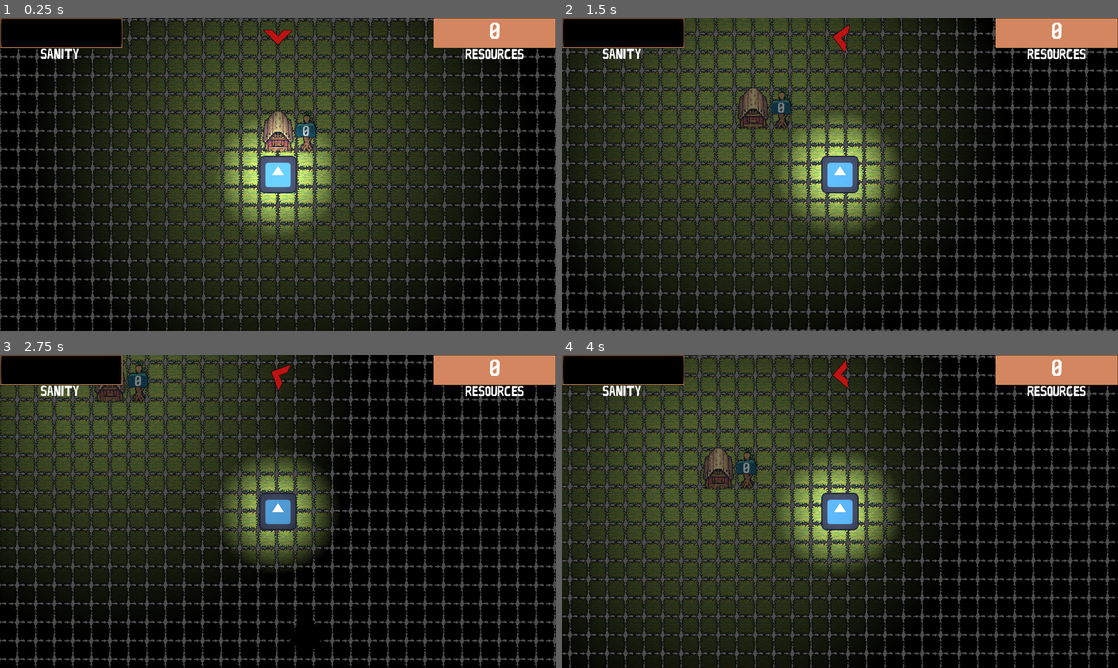
Above: before the commit, frames 1-4 (two rows, left to right).
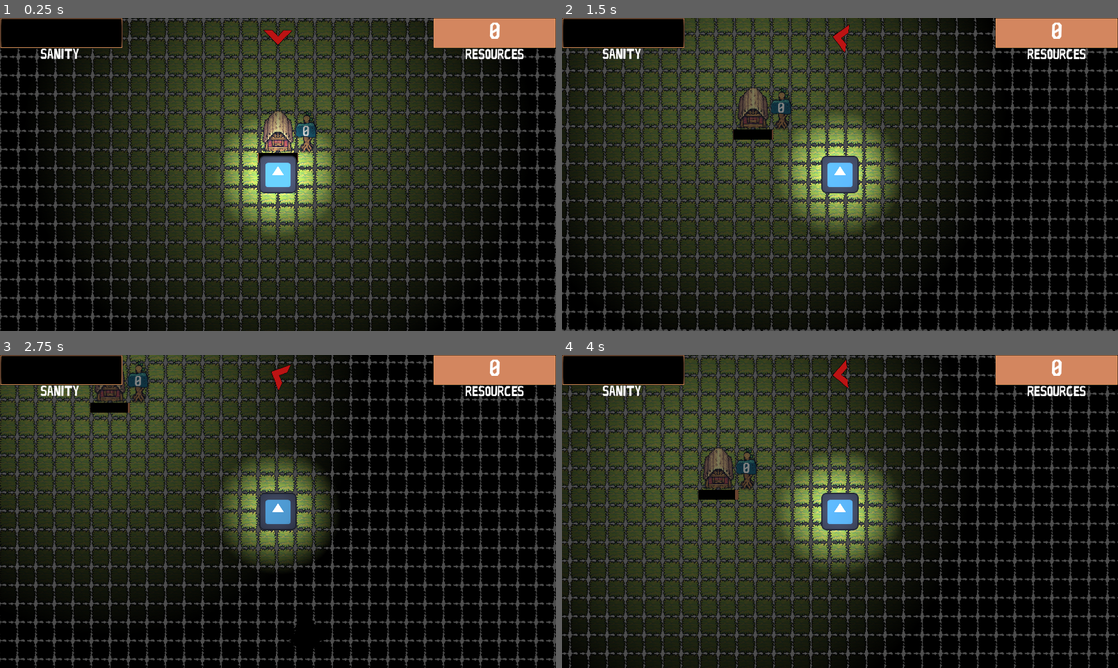
Above: after the commit, the same moments.

Repository: CPhuong24/UPJam2024
Game: Godot game, scene res://world.tscn
Two runs of this game, one before a commit and one after it. Both use one fixed random seed, a clock stepped at 60 frames per second and the inputs below. The engine's default icon, where the game draws it, is replaced by a stand-in: a white triangle on a blue panel in a dark square.
Inputs:
- Up to frame 1 (0.25 s): no input
- Up to frame 2 (1.5 s): tap Enter at 0.5 s; hold D (move_right) 0.53-1.28 s; tap E (interact) at 0.6, 1.35 s; hold S (move_down) from 1.28 s (still down)
- Up to frame 3 (2.75 s): release S (move_down) at 2.03 s; hold D (move_right) from 2.03 s (still down); tap E (interact) at 2.1 s
- Up to frame 4 (4 s): release D (move_right) at 2.78 s; hold W (move_up) 2.78-3.53 s; tap E (interact) at 2.85, 3.6 s; hold A (move_left) from 3.53 s (still down)

The runs differ from the first frame. In frame 1, less than 0.1% of the frame differs, in the area x 46-54%, y 43-47%; in frame 2, 0.2%, in the area x 30-38%, y 35-39%; in frame 3, 0.2%; in frame 4, 0.2%.

Commit message:
Add Base Resource Consumption
The base now consumes resources, with a progress bar showing
how much of the resource is left to be consumed before another
resource will be consumed. If all resources are consumed, the base no
longer provides light, and the player can no longer regen sanity.
If the player provides resources to the base, then the light will
return, and sanity will regen.

Signed-off-by: Alex Schendel <alex.schendel@intel.com>

Diff:
--- a/base.gd
+++ b/base.gd
@@ -1,8 +1,16 @@
 extends Area2D
 
 @export var resource_count = 0
+@export var light_energy = 0.5
 @onready var player = get_parent().get_node('Player')
+@onready var light = get_node('PointLight2D')
 @onready var label = $Label
+@onready var progress_bar = $TextureProgressBar
+const BASE_RESOURCE_CONSUMPTION = 2 # how quickly in durability/sec the base consumes resources
+const RESOURCE_DURABILITY = 100
+var resource_consumption_modifier = 0 # modifiers which slow down or speed up resource consumption by the base
+var consumption_rate = BASE_RESOURCE_CONSUMPTION
+var current_durability = RESOURCE_DURABILITY
 
 func _ready() -> void:
 	player.resourceChanged.connect(update)
@@ -16,3 +24,19 @@
 
 func _on_body_shape_exited(body_rid: RID, body: Node2D, body_shape_index: int, local_shape_index: int) -> void:
 	player.on_base = null
+
+func _process(delta: float) -> void:
+	if current_durability > 0:
+		current_durability -= consumption_rate * delta
+	else:
+		if resource_count > 0:
+			resource_count -= 1
+			update()
+			current_durability = RESOURCE_DURABILITY
+			light.energy = light_energy
+			player.base_enabled = true
+		else:
+			current_durability = 0
+			player.base_enabled = false
+			light.energy = 0
+	progress_bar.value = current_durability
--- a/base.tscn
+++ b/base.tscn
@@ -1,9 +1,11 @@
-[gd_scene load_steps=6 format=3 uid="uid://nd5gsw8ahina"]
+[gd_scene load_steps=8 format=3 uid="uid://nd5gsw8ahina"]
 
 [ext_resource type="Script" path="res://base.gd" id="1_f355r"]
 [ext_resource type="Texture2D" uid="uid://bkpsamke8e1y7" path="res://House_Red.png" id="2_22fde"]
 [ext_resource type="Texture2D" uid="uid://c58l16nph5g3o" path="res://sign.png" id="3_f1eac"]
 [ext_resource type="FontFile" uid="uid://rg16im737d84" path="res://limbo_font__by_alex484000-d5dthys.ttf" id="3_p6q5f"]
+[ext_resource type="Texture2D" uid="uid://ck8j78rrviaho" path="res://healthbarUnder.png" id="5_uk6x5"]
+[ext_resource type="Texture2D" uid="uid://dmmhc1ecnfod8" path="res://healthbarProgress.png" id="6_haxxy"]
 
 [sub_resource type="RectangleShape2D" id="RectangleShape2D_avru2"]
 size = Vector2(128, 192)
@@ -47,5 +49,20 @@
 horizontal_alignment = 1
 vertical_alignment = 3
 
+[node name="TextureProgressBar" type="TextureProgressBar" parent="."]
+offset_left = -69.0
+offset_top = 75.0
+offset_right = 355.0
+offset_bottom = 179.0
+scale = Vector2(0.325, 0.335)
+value = 100.0
+nine_patch_stretch = true
+stretch_margin_left = 4
+stretch_margin_top = 4
+stretch_margin_right = 4
+stretch_margin_bottom = 4
+texture_under = ExtResource("5_uk6x5")
+texture_progress = ExtResource("6_haxxy")
+
 [connection signal="body_shape_entered" from="." to="." method="_on_body_shape_entered"]
 [connection signal="body_shape_exited" from="." to="." method="_on_body_shape_exited"]
--- a/player.gd
+++ b/player.gd
@@ -31,6 +31,7 @@
 var sanity_cap_modifier = 0 # modifiers which increase or decrease maximum sanity
 var base_redius_modifier = 0 # modifiers which increase or decrease the base's radius
 var inventory_limit_modifier = 0 # modifiers which increase or decrease player's maximum inventory
+var base_enabled = true # whether the base has fuel to ward off the darkness or not
 
 @onready var base = get_parent().get_node('Base')
 
@@ -74,10 +75,10 @@
 	distance_to_base = base.global_position.distance_to(global_position)
 	maxSanity = DEFAULT_SANITY_CAP + sanity_cap_modifier
 	var sanity_modifier = 0
-	if distance_to_base > (DEFAULT_BASE_RADIUS + base_redius_modifier):
+	if distance_to_base < (DEFAULT_BASE_RADIUS + base_redius_modifier) and base_enabled:
+		sanity_modifier = (DEFAULT_SANITY_GAIN + sanity_gain_modifier) * delta
+	else:
 		sanity_modifier = (DEFAULT_SANITY_LOSS + sanity_loss_modifier) * delta
-	else:
-		sanity_modifier = (DEFAULT_SANITY_GAIN + sanity_gain_modifier) * delta
 	sanity += sanity_modifier
 	if sanity <= 0:
 		#player has died
